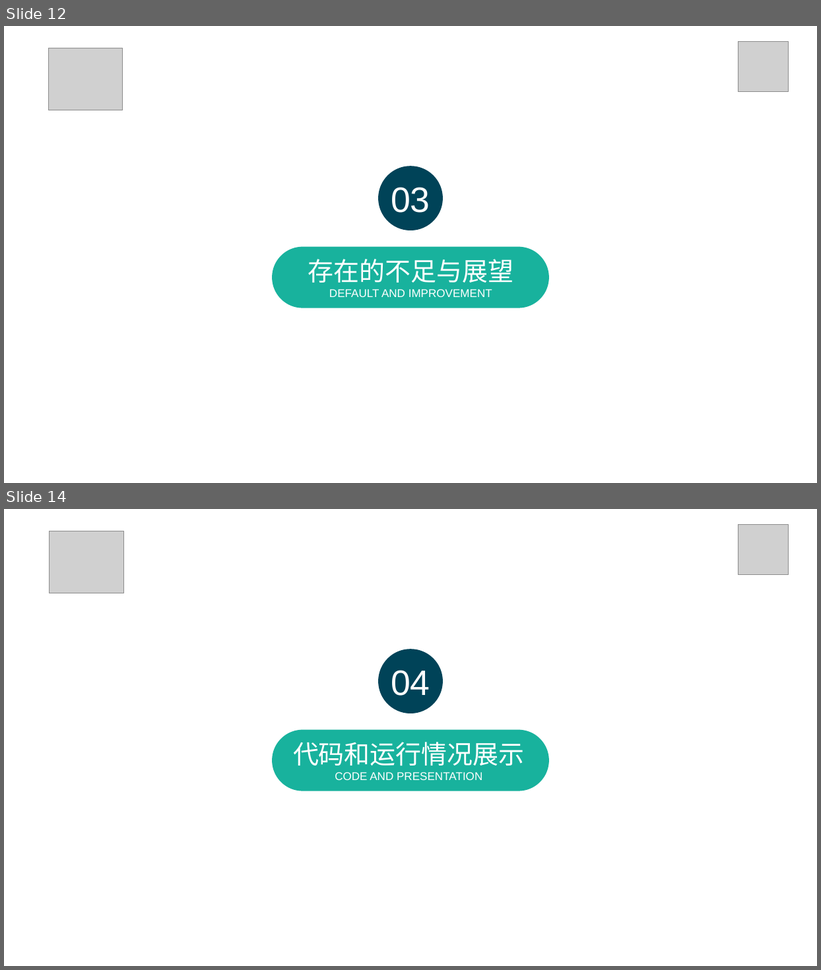
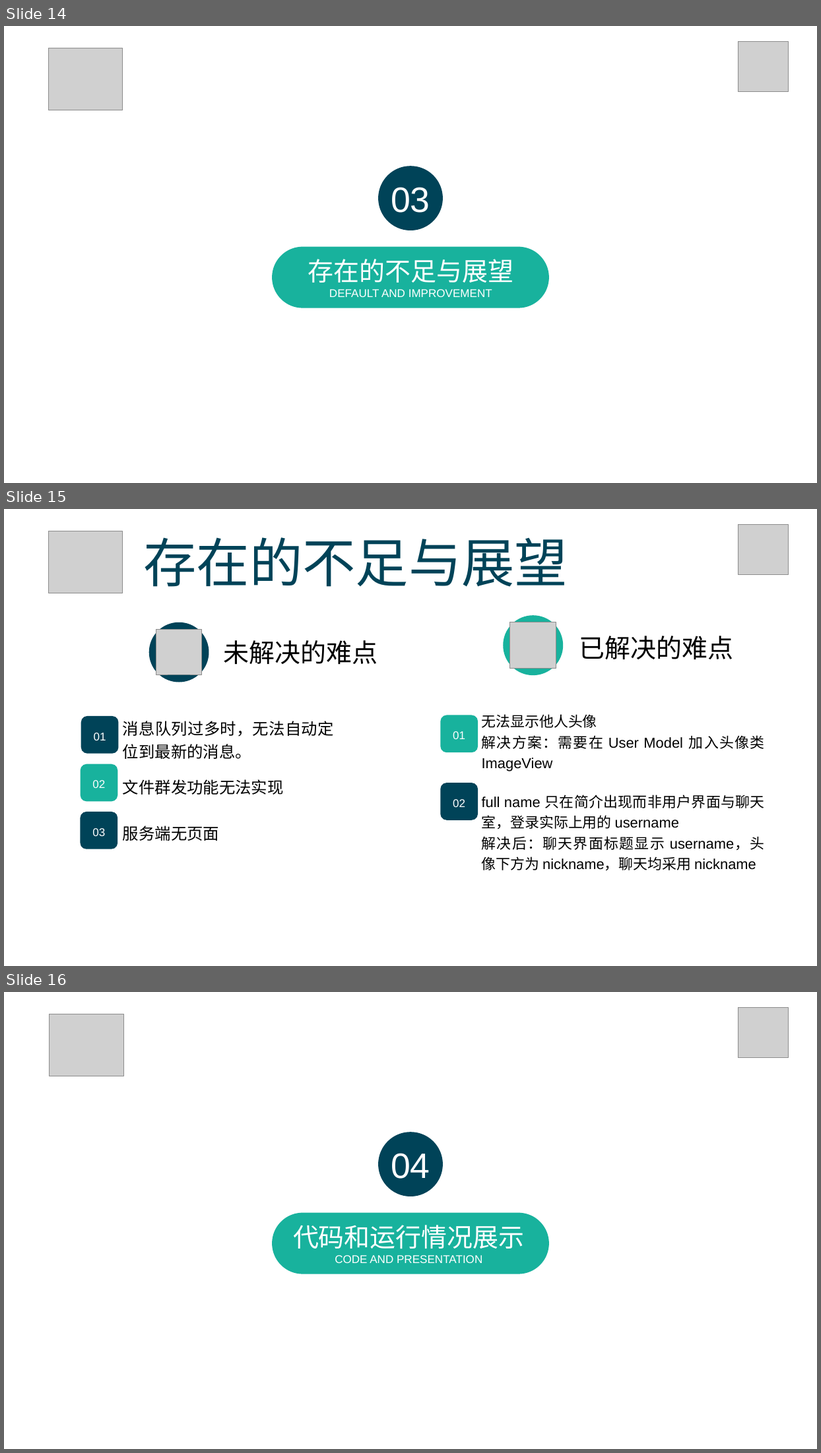
Before and after one commit to Ad-Bean/ChatChatTalk, a slide deck: javaPPT.pptx. Shown one above the other, each under a label of ours: slides 12 and 14 before the commit, slides 14, 15 and 16 after it; the slides between them are not shown. The pictures are 821x970 and 821x1453 pixels, drawn with LibreOffice and Linux fonts; fonts in the diff are those of the drawing; grey boxes stand for pictures. Boxes give left, top, right and bottom in pixels: in the first picture for what was removed or moved away, otherwise in the second. Text is boxed around its words. In the diff, an @@ line names an element or a change of style, - is before the commit and + after.

```diff
--- a/javaPPT.pptx
+++ b/javaPPT.pptx
@@ slide 15 added at [4, 509, 817, 966], background #FFFFFF @@
@@ picture added at [739, 525, 789, 575] @@
@@ picture added at [48, 531, 123, 593] @@
@@ text added at [144, 537, 568, 587], 66 pt, text #004358 @@
+存在的不足与展望
@@ freeform shape added at [149, 623, 209, 683], fill #004358 @@
@@ freeform shape added at [503, 615, 563, 675], fill #18B29D @@
@@ picture added at [510, 623, 556, 669] @@
@@ picture added at [156, 629, 202, 675] @@
@@ text added at [224, 640, 378, 664], 32 pt, text #000000 @@
+未解决的难点
@@ text added at [580, 636, 734, 659], 32 pt, text #000000 @@
+已解决的难点
@@ rounded rectangle added at [81, 716, 118, 754], fill #004358, 14 pt, text #FFFFFF @@
+01
@@ text added at [123, 721, 334, 759], 20 pt, text #000000 @@
+消息队列过多时，无法自动定位到最新的消息。
@@ rounded rectangle added at [441, 716, 479, 753], fill #18B29D, 14 pt, text #FFFFFF @@
+01
@@ text added at [482, 714, 765, 772], 18 pt, text #000000 @@
+无法显示他人头像
+解决方案：需要在 User Model 加入头像类 ImageView
@@ rounded rectangle added at [81, 764, 118, 801], fill #18B29D, 14 pt, text #FFFFFF @@
+02
@@ text added at [123, 780, 284, 795], 20 pt, text #000000 @@
+文件群发功能无法实现
@@ freeform shape added at [414, 769, 437, 790], fill #FFFFFF @@
@@ rounded rectangle added at [441, 783, 479, 821], fill #004358, 14 pt, text #FFFFFF @@
+02
@@ text added at [482, 795, 765, 871], 18 pt, text #000000 @@
+full name 只在简介出现而非用户界面与聊天室，登录实际上用的 username
+解决后：聊天界面标题显示 username，头像下方为 nickname，聊天均采用 nickname
@@ rounded rectangle added at [81, 812, 118, 850], fill #004358, 14 pt, text #FFFFFF @@
+03
@@ text added at [123, 826, 219, 841], 20 pt, text #000000 @@
+服务端无页面
@@ what was slide 12 is now slide 14 @@
@@ what was slide 14 is now slide 16 @@
```
Also in this commit, not shown: 2 slides changed, 2 other slides added, 1 slide removed, 1 other file.
